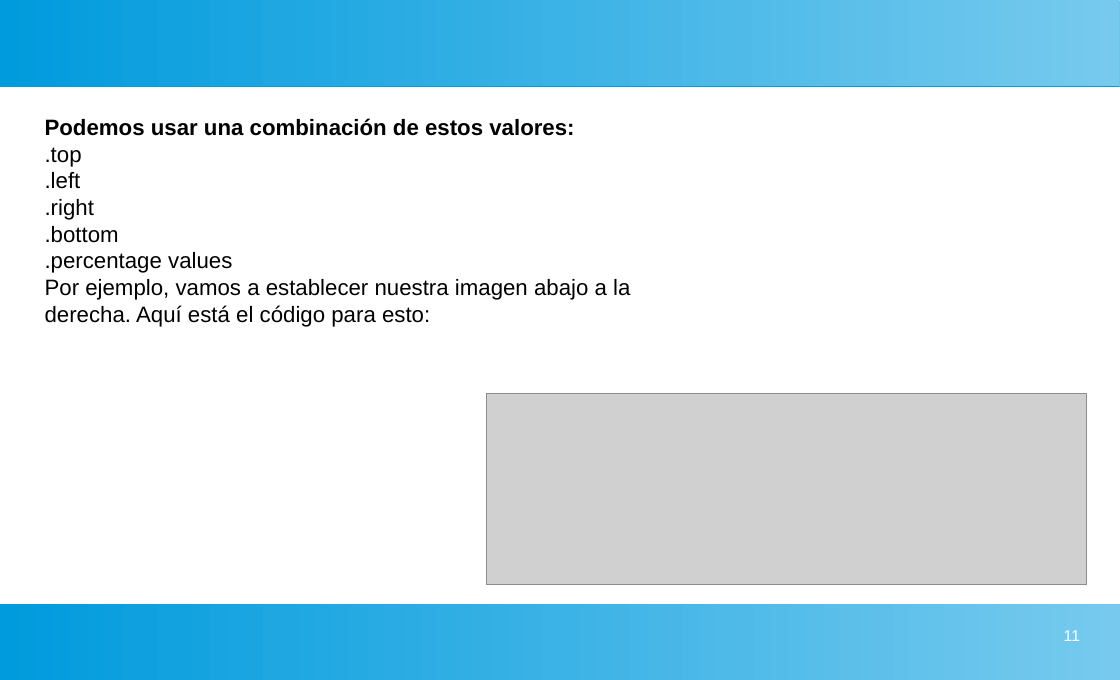
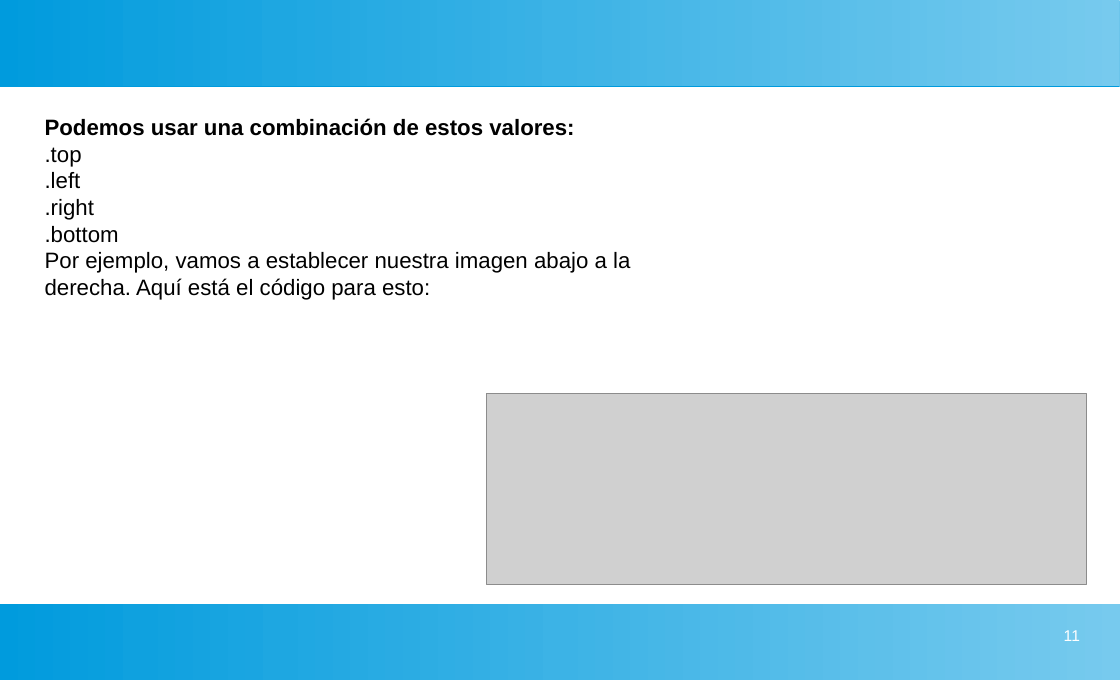
Before and after one commit to gaizkamg/HTML-CSS-Entregable, a slide deck: slide 11 of Presentacion/presentacion background.odp. Drawn at 1120x680 pixels with LibreOffice and Linux fonts; fonts in the diff are those of the drawing; grey boxes stand for pictures. Boxes give left, top, right and bottom in pixels: in the first picture for what was removed or moved away, otherwise in the second. Text is boxed around its words. In the diff, an @@ line names an element or a change of style, - is before the commit and + after.

```diff
--- a/Presentacion/presentacion background.odp
+++ b/Presentacion/presentacion background.odp
@@ text at bbox=[45, 252, 232, 273]: paragraph removed @@
-.percentage values
```
Also in this commit, not shown: 1 other slide changed, 1 slide added, 4 slides removed.
